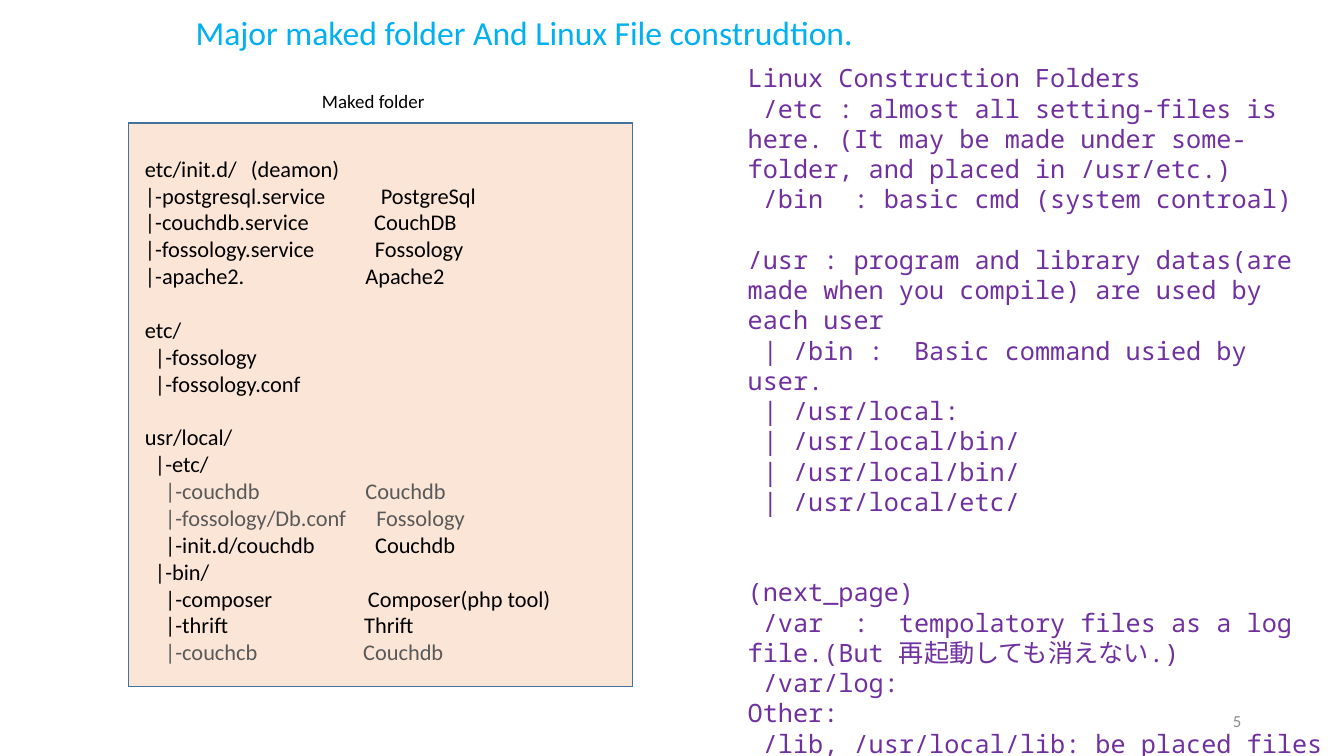
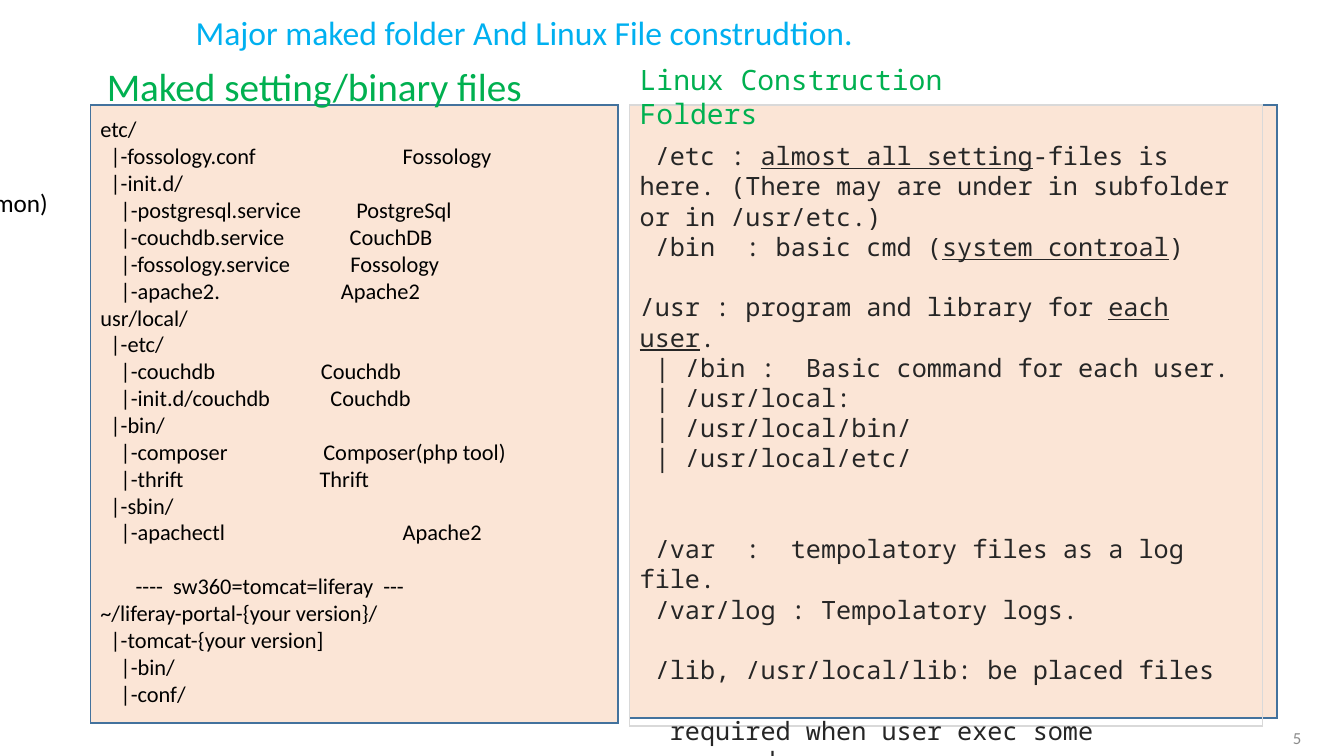
Before and after one commit to daito2223653/document, a slide deck: slide 5 of sub.pptx. Drawn at 1344x756 pixels with LibreOffice and Linux fonts; fonts in the diff are those of the drawing. Boxes give left, top, right and bottom in pixels: in the first picture for what was removed or moved away, otherwise in the second. Text is boxed around its words. In the diff, an @@ line names an element or a change of style, - is before the commit and + after.

Commit message:
update

```diff
--- a/sub.pptx
+++ b/sub.pptx
@@ text "etc/": place and size @@
-text "etc/" at (145, 161, 551, 660)
+text "etc/" at (100, 121, 506, 706)
@@ text at (107, 73, 521, 112): text changed; size 13.6 to 28 pt; text colour #000000 to #00B050 @@
-Maked folder
+Maked setting/binary files
@@ text added at (640, 68, 943, 125), 20 pt, text #00B050 @@
+Linux Construction Folders
@@ rectangle: place and size @@
-rectangle at (129, 123, 633, 687)
+rectangle at (91, 105, 618, 723)
@@ rectangle "/etc : almost all setting-files ...": place and size @@
-rectangle "/etc : almost all setting-files ..." at (748, 68, 1323, 756)
+rectangle "/etc : almost all setting-files ..." at (630, 105, 1263, 726)
@@ rectangle "/etc : almost all setting-files ..." at (630, 105, 1263, 726): outline none to #D9D9D9 1 pt @@
@@ rectangle added at (630, 105, 1277, 718), fill #FBE5D6, outline #43739E 1 pt @@
@@ text at (100, 121, 491, 195): text changed @@
-etc/init.d/ (deamon)
+etc/
+|-fossology.conf Fossology
+|-init.d/
@@ text in rectangle at (640, 145, 1229, 230): text changed; text colour #7030A0 to #262626 @@
-Linux Construction Folders
-/etc : almost all setting-files is here. (It may be made under some-folder, and placed in /usr/etc.)
+/etc : almost all setting-files is here. (There may are under in subfolder or in /usr/etc.)
@@ text added at (0, 182, 97, 223), 18 pt, text #000000 @@
+(deamon)
@@ text in rectangle at (655, 237, 1215, 746): text colour #7030A0 to #262626 in "/bin : basic cmd (system controal)", "| /usr/local:", "| /usr/local/bin/", "| /usr/local/etc/" and 5 more places; underline on in "(system controal)" @@
@@ text in rectangle at (640, 296, 1230, 378): text changed; text colour #7030A0 to #262626 @@
-/usr : program and library datas(are made when you compile) are used by each user
-| /bin : Basic command usied by user.
+/usr : program and library for each user.
+| /bin : Basic command for each user.
@@ text at (145, 322, 300, 396): paragraphs removed @@
-etc/
-|-fossology
-|-fossology.conf
@@ text at (120, 362, 401, 383): text colour #595959 to #000000 in "|-couchdb Couchdb" @@
@@ text in rectangle at (793, 462, 1020, 482): paragraph removed @@
-| /usr/local/bin/
@@ text at (100, 497, 482, 706): text changed; text colour #595959 to #000000 @@
-|-couchcb Couchdb
+|-sbin/
+|-apachectl Apache2
+---- sw360=tomcat=liferay ---
+~/liferay-portal-{your version}/
+|-tomcat-{your version]
+|-bin/
+|-conf/
@@ text at (165, 510, 346, 530): paragraph removed @@
-|-fossology/Db.conf Fossology
@@ text in rectangle at (640, 538, 1184, 625): text changed; text colour #7030A0 to #262626 @@
-(next_page)
-/var : tempolatory files as a log file.(But 再起動しても消えない.)
-/var/log:
-Other:
+/var : tempolatory files as a log file.
+/var/log : Tempolatory logs.
@@ page number: place and size @@
-page number at (1233, 716, 1241, 727)
+page number at (1293, 733, 1301, 744)
```
Also in this commit, not shown: 8 other slides changed, 2 slides added, 2 slides removed.
